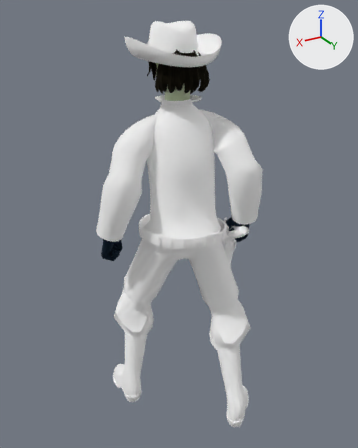
A saved change to the glTF model public/experiments/out-west/3d/native-v2/baked/outlaw-13.glb.
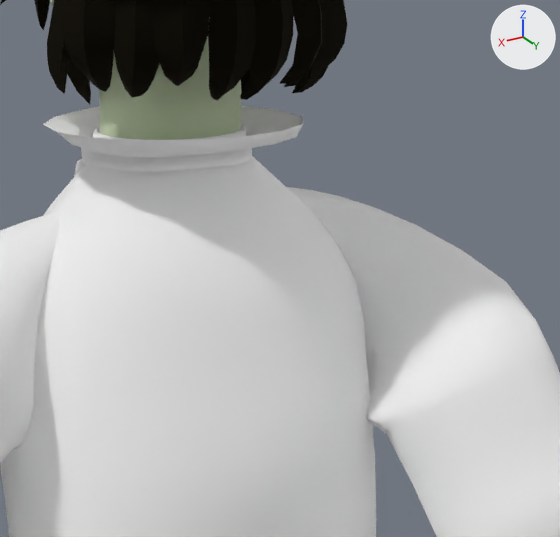
Each version appears first whole from a 50 mm camera at (1.03, 1.759, 1.798) aimed at (-0.008, 0.03, 0.933), and next in a close-up on the part from 41% to 69% of the width and 17% to 39% of the height. Arrows for +X, +Y and +Z are at upper right; the lights stay in place. The older version's two pictures come first. Where no turn or scale is listed for an object, it has been applied to the vertices. Vertices at exactly the same position are counted once.

The older version as bpy lines, for what is in view:
```python
me_skin_part_1 = bpy.data.meshes.new('skin.part.1')
me_skin_part_1.from_pydata(...)  # 4010 vertices, 7732 faces; spans x -0.302..0.339, y -0.156..0.19, z 0.799..1.726
me_skin_part_1.materials.append(mat_character)
me_skin_part_2 = bpy.data.meshes.new('skin.part.2')
me_skin_part_2.from_pydata(...)  # 2592 vertices, 4506 faces; spans x -0.323..0.36, y -0.183..0.341, z 0.152..1.477
me_skin_part_2.materials.append(mat_fabric_001)
ob_native_skin_part_80_1 = bpy.data.objects.new('native.skin-part.80.1', me_skin_part_1)
ob_native_skin_part_80_1.location = (0.0, 0.0, 0.003)
ob_native_skin_part_80_2 = bpy.data.objects.new('native.skin-part.80.2', me_skin_part_2)
ob_native_skin_part_80_2.location = (0.0, 0.0, 0.003)
```
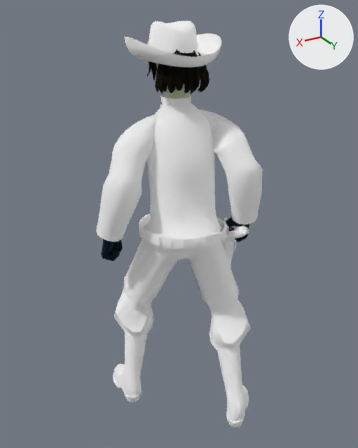
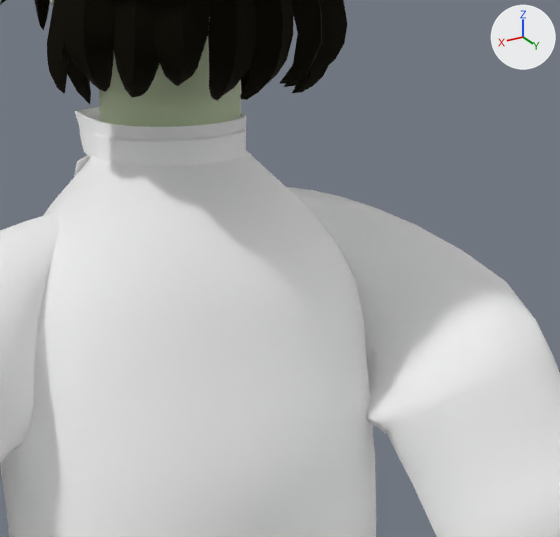
Where the change shows, as pixel boxes [x1, y1, x2, y2] in the close-ups (560 x 537 px):
part 1 of me_skin_part_2, cut back
    before: [43, 106, 303, 172]
    after: [75, 106, 246, 157]

The change, as a list of edits to the scene's bpy script:
```text
Change me_skin_part_2:
    used by ob_native_skin_part_80_2; location = (0.0, 0.0, 0.003)
    remove me_skin_part_2.from_pydata(...)  # 2592 vertices, 4506 faces; spans x -0.323..0.36, y -0.183..0.341, z 0.152..1.477
    add me_skin_part_2.from_pydata(...)  # 2664 vertices, 4686 faces; spans x -0.323..0.36, y -0.183..0.341, z 0.152..1.478
    me_skin_part_2 part 1
    26 vertices are removed from x -0.098..0.09, y -0.034..0.11, z 1.448..1.477
    54 faces are deleted
    26 vertices move from x -0.089..0.078, y -0.029..0.105, z 1.458..1.468 to x -0.07..0.043, y -0.022..0.054, z 1.458..1.468
    80 vertices are added at x -0.071..0.043, y -0.07..0.053, z 1.448..1.478
    7 new vertices lie (0.0, 0.0, 0.009) away from vertices in x -0.089..0.075, y 0.02..0.105, z 1.468
    5 new vertices lie (0.0, 0.001, -0.01) away from vertices in x -0.065..0.026, y 0.038..0.061, z 1.458
    6 new vertices lie (0.0, 0.0, 0.01) away from vertices in x -0.068..0.038, y -0.022..0.044, z 1.448..1.467
    234 new faces join them
```
